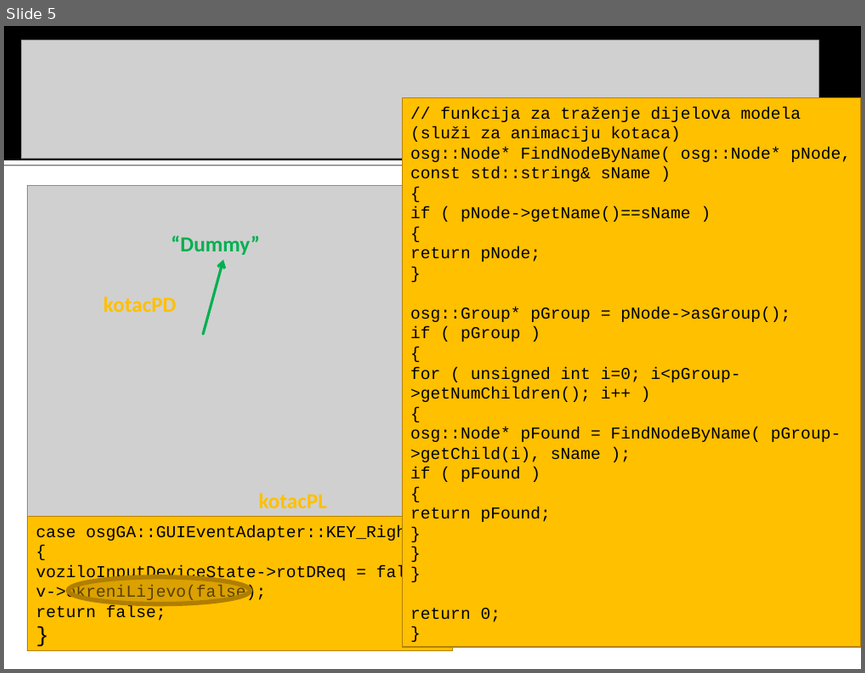
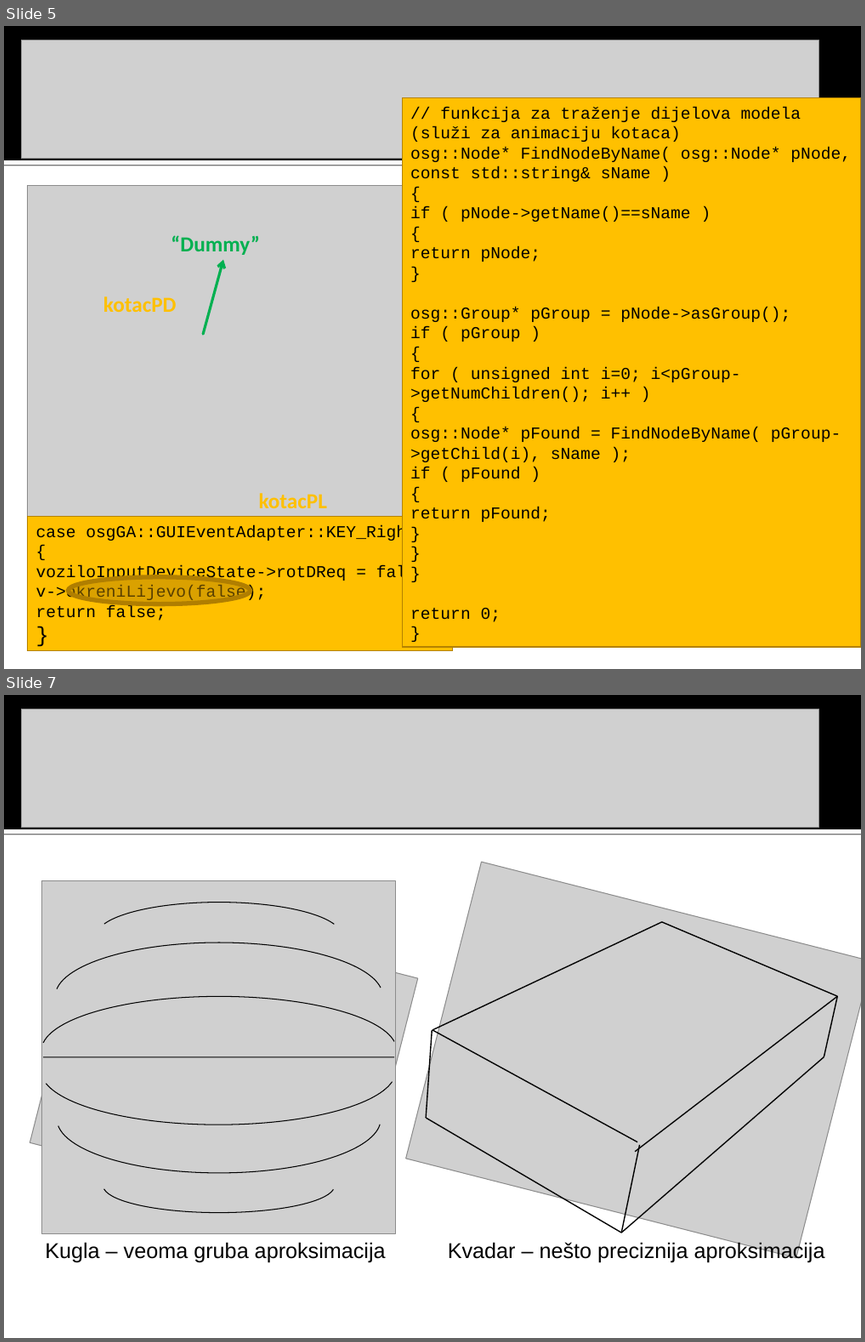
Before and after one commit to MarioVolarevic/projekt-irg-2011, a slide deck: Prezentacija/FERmula 1.ppt. Shown one above the other, each under a label of ours: slide 5 before the commit, slides 5 and 7 after it; the slides between them are not shown. The pictures are 865x673 and 865x1342 pixels, drawn with LibreOffice and Linux fonts; fonts in the diff are those of the drawing; grey boxes stand for pictures. Boxes give left, top, right and bottom in pixels: in the first picture for what was removed or moved away, otherwise in the second. Text is boxed around its words. In the diff, an @@ line names an element or a change of style, - is before the commit and + after.

```diff
--- a/Prezentacija/FERmula 1.ppt
+++ b/Prezentacija/FERmula 1.ppt
@@ slide 7 added at [4,695,861,1338], background #FFFFFF; not listed: 2 template elements that a slide beside it also shows @@
@@ picture added at [22,709,819,827] @@
@@ picture added at [406,862,861,1258] @@
@@ picture added at [30,896,418,1226] @@
@@ picture added at [42,881,396,1234] @@
@@ freeform shape added at [104,902,334,936], outline #000000 0.74 pt @@
@@ line added from (432, 1030) to (662, 922), #000000 0.99 pt @@
@@ line added from (662, 922) to (655, 976), #000000 0.99 pt @@
@@ line added from (838, 996) to (662, 922), #000000 0.99 pt @@
@@ freeform shape added at [57,942,381,997], outline #000000 0.74 pt @@
@@ freeform shape added at [43,997,395,1050], outline #000000 0.74 pt @@
@@ line added from (426, 1117) to (655, 976), #000000 0.99 pt @@
@@ line added from (838, 996) to (635, 1151), #000000 0.99 pt @@
@@ line added from (824, 1056) to (655, 983), #000000 0.99 pt @@
@@ line added from (838, 996) to (824, 1056), #000000 0.99 pt @@
@@ line added from (432, 1030) to (426, 1117), #000000 0.99 pt @@
@@ line added from (637, 1141) to (432, 1030), #000000 0.99 pt @@
@@ line added from (43, 1057) to (394, 1057), #000000 0.74 pt @@
@@ freeform shape added at [46,1071,392,1124], outline #000000 0.74 pt @@
@@ line added from (824, 1056) to (621, 1232), #000000 0.99 pt @@
@@ freeform shape added at [58,1118,381,1172], outline #000000 0.74 pt @@
@@ line added from (621, 1232) to (426, 1117), #000000 0.99 pt @@
@@ line added from (621, 1232) to (640, 1145), #000000 0.99 pt @@
@@ freeform shape added at [104,1185,334,1213], outline #000000 0.74 pt @@
@@ text added at [45,1242,386,1263], 18 pt, text #000000 @@
+Kugla – veoma gruba aproksimacija
@@ text added at [448,1241,825,1263], 18 pt, text #000000 @@
+Kvadar – nešto preciznija aproksimacija
```
Also in this commit, not shown: 2 other slides added, 1 other file.
